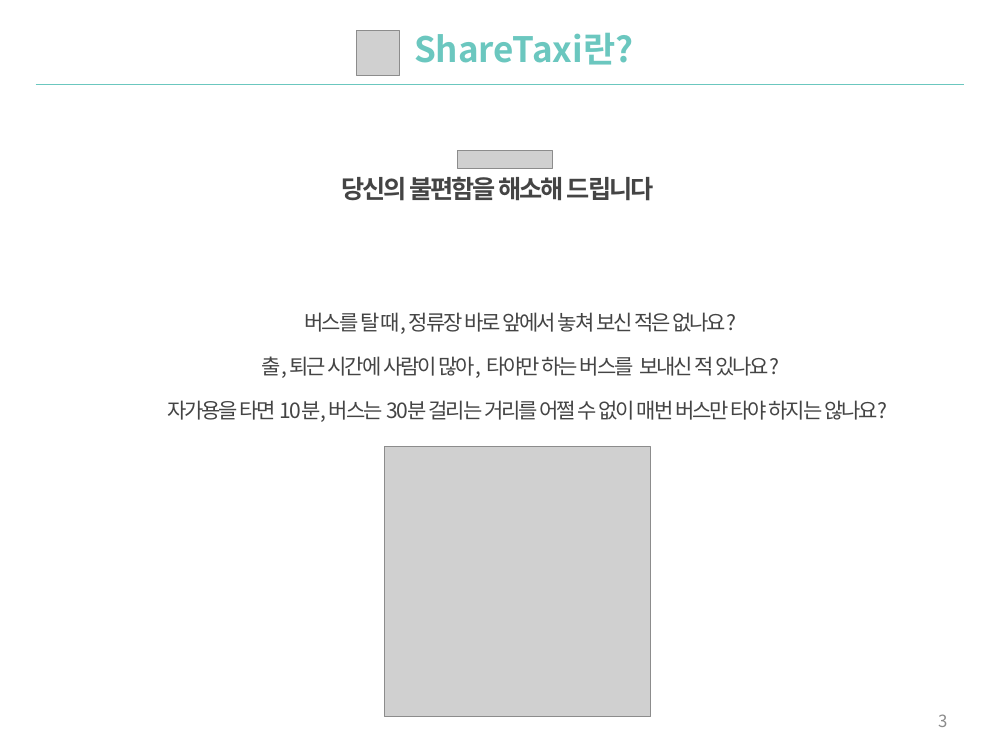
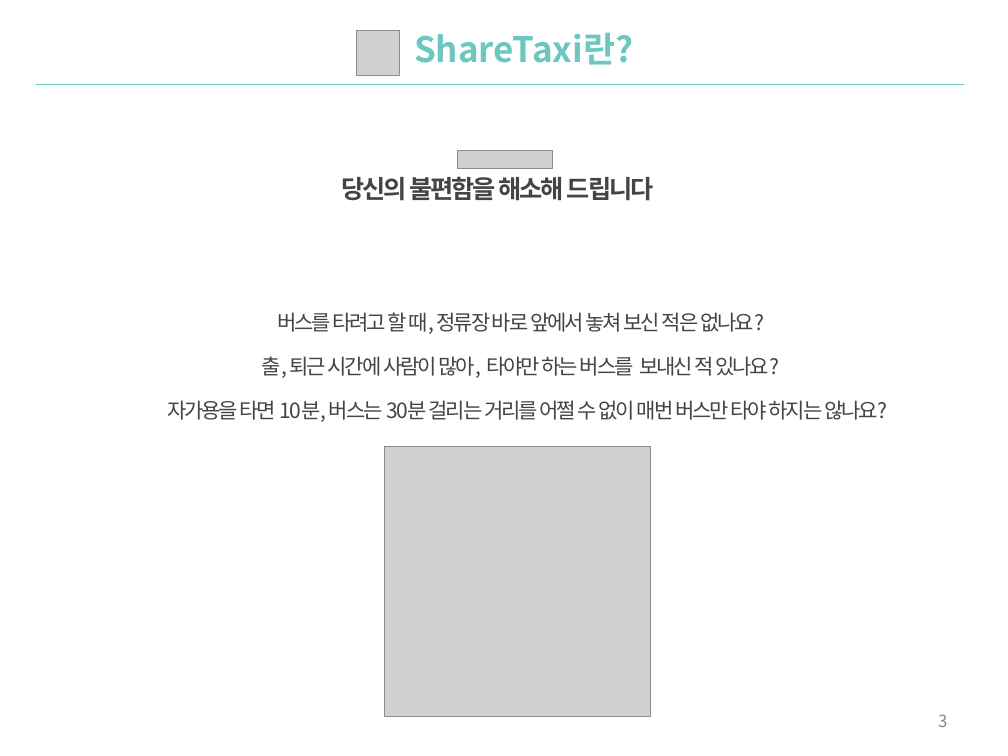
Before and after one commit to ssove/SWengineering, a slide deck: slide 3 of doc/제출용/ShareTaxi_PPT.pptx. Drawn at 1008x756 pixels with LibreOffice and Linux fonts; fonts in the diff are those of the drawing; grey boxes stand for pictures; background and template pictures are left out. Boxes give left, top, right and bottom in pixels: in the first picture for what was removed or moved away, otherwise in the second. Text is boxed around its words. In the diff, an @@ line names an element or a change of style, - is before the commit and + after.

```diff
--- a/doc/제출용/ShareTaxi_PPT.pptx
+++ b/doc/제출용/ShareTaxi_PPT.pptx
@@ text at box(277, 312, 764, 334): text changed @@
-버스를 탈 때, 정류장 바로 앞에서 놓쳐 보신 적은 없나요?
+버스를 타려고 할 때, 정류장 바로 앞에서 놓쳐 보신 적은 없나요?
```
Also in this commit, not shown: 1 other slide changed.
